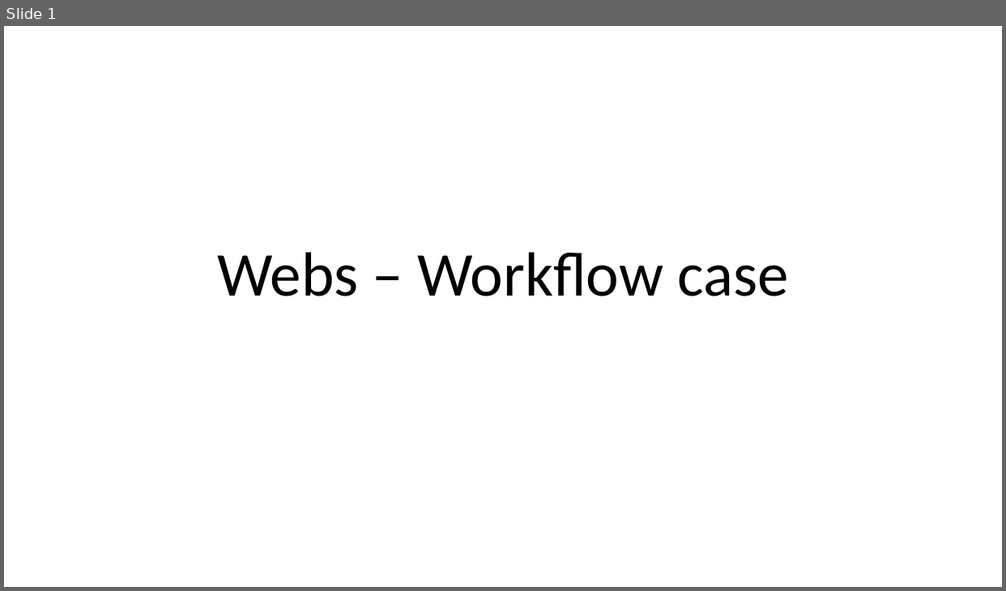
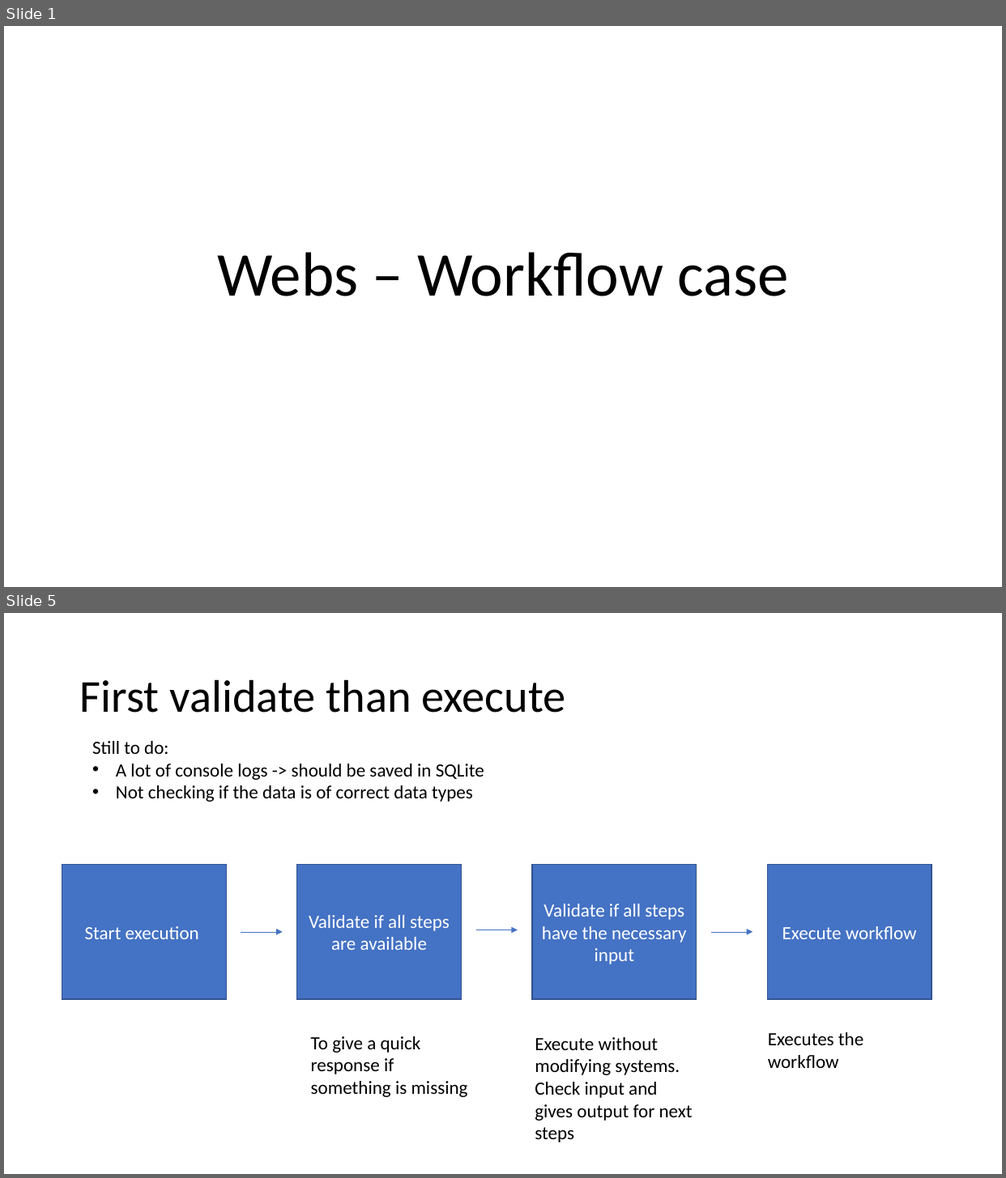
Before and after one commit to Siebe88/Webs-Workflow, a slide deck: Documentation/Webs – Workflow case - design.pptx. Shown one above the other, each under a label of ours: slide 1 before the commit, slides 1 and 5 after it; the slides between them are not shown. The pictures are 1006x591 and 1006x1178 pixels, drawn with LibreOffice and Linux fonts; fonts in the diff are those of the drawing. Boxes give left, top, right and bottom in pixels: in the first picture for what was removed or moved away, otherwise in the second. Text is boxed around its words. In the diff, an @@ line names an element or a change of style, - is before the commit and + after.

Commit message:
Features: powerpoint and workflow exports

```diff
--- a/Documentation/Webs – Workflow case - design.pptx
+++ b/Documentation/Webs – Workflow case - design.pptx
@@ slide 5 added at [4, 613, 1002, 1174], background #FFFFFF @@
@@ title added at [80, 679, 566, 713], 44 pt, text #000000 @@
+First validate than execute
@@ text added at [92, 741, 484, 802], 18 pt, text #000000 @@
+Still to do:
+• A lot of console logs -> should be saved in SQLite
+• Not checking if the data is of correct data types
@@ rectangle added at [62, 865, 226, 999], fill #4472C4, outline #325491 1 pt, 18 pt, text #FFFFFF @@
+Start execution
@@ rectangle added at [296, 865, 462, 999], fill #4472C4, outline #325491 1 pt, 18 pt, text #FFFFFF @@
+Validate if all steps are available
@@ rectangle added at [533, 865, 697, 999], fill #4472C4, outline #325491 1 pt, 18 pt, text #FFFFFF @@
+Validate if all steps have the necessary input
@@ rectangle added at [768, 865, 932, 999], fill #4472C4, outline #325491 1 pt, 18 pt, text #FFFFFF @@
+Execute workflow
@@ arrow added from (241, 932) to (283, 932), #4472C4 0.5 pt @@
@@ arrow added from (475, 931) to (518, 931), #4472C4 0.5 pt @@
@@ arrow added from (711, 932) to (752, 932), #4472C4 0.5 pt @@
@@ text added at [311, 1037, 468, 1097], 18 pt, text #000000 @@
+To give a quick response if something is missing
@@ text added at [535, 1037, 692, 1143], 18 pt, text #000000 @@
+Execute without modifying systems.
+Check input and gives output for next steps
@@ text added at [768, 1033, 863, 1068], 18 pt, text #000000 @@
+Executes the workflow
```
Also in this commit, not shown: 2 slides changed, 4 other slides added, 1 slide removed, 3 other files.
